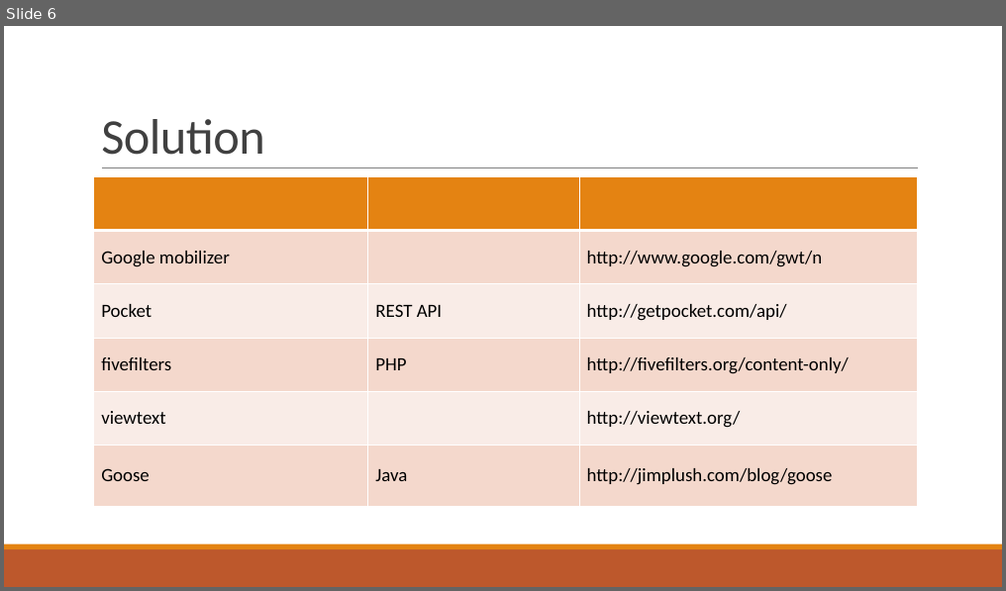
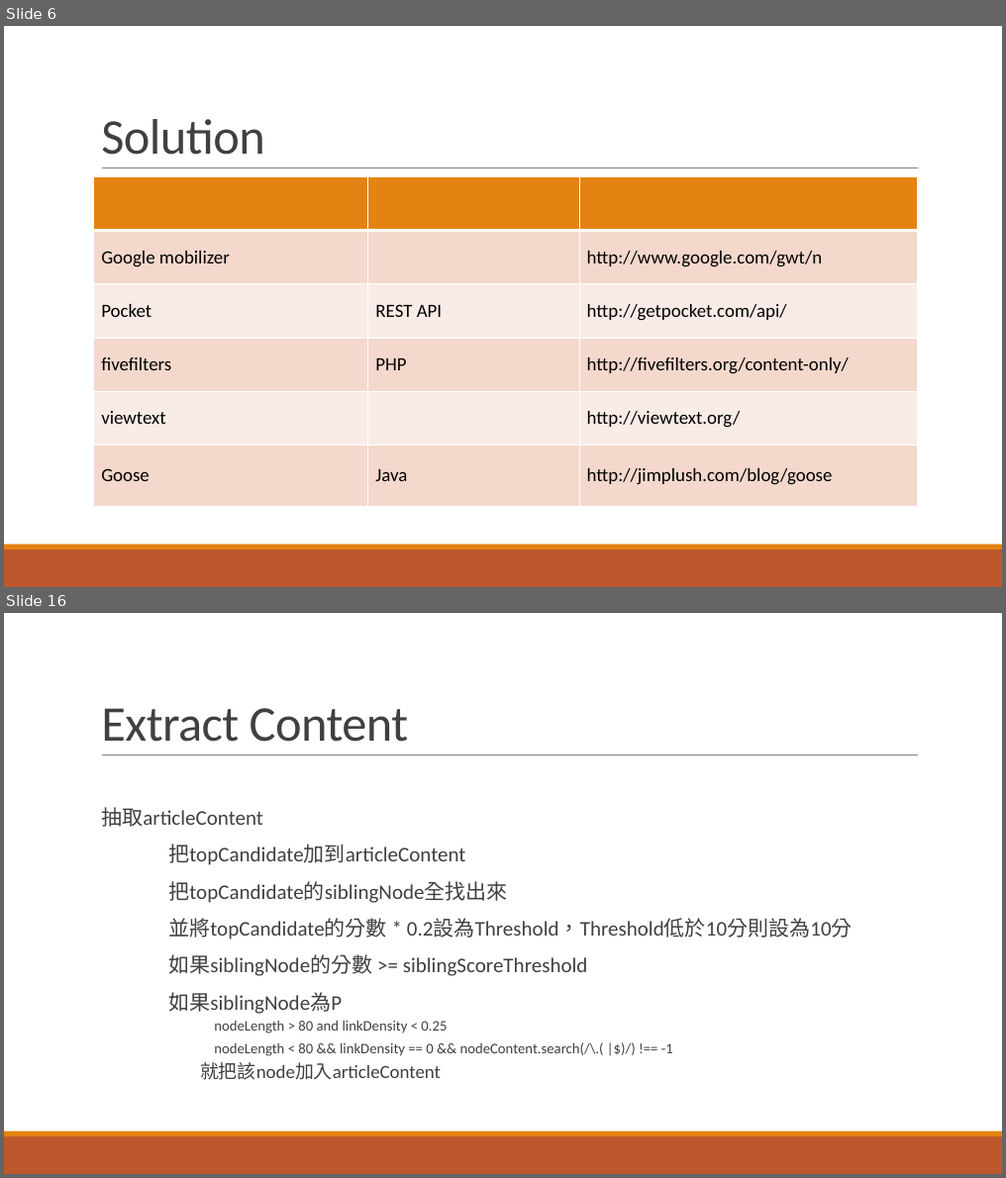
Before and after one commit to KemingChen/IR, a slide deck: Fianl/final.pptx. Shown one above the other, each under a label of ours: slide 6 before the commit, slides 6 and 16 after it; the slides between them are not shown. The pictures are 1006x591 and 1006x1178 pixels, drawn with LibreOffice and Linux fonts; fonts in the diff are those of the drawing. Boxes give left, top, right and bottom in pixels: in the first picture for what was removed or moved away, otherwise in the second. Text is boxed around its words. In the diff, an @@ line names an element or a change of style, - is before the commit and + after.

```diff
--- a/Fianl/final.pptx
+++ b/Fianl/final.pptx
@@ slide 16 added at (x1=4, y1=613, x2=1002, y2=1174), background #FFFFFF; not listed: 3 template elements that a slide beside it also shows @@
@@ title added at (x1=101, y1=708, x2=409, y2=742), 48 pt, text #404040 @@
+Extract Content
@@ text added at (x1=101, y1=807, x2=852, y2=1080), 20 pt, text #404040 @@
+  抽取articleContent
+  把topCandidate加到articleContent
+  把topCandidate的siblingNode全找出來
+  並將topCandidate的分數 * 0.2設為Threshold，Threshold低於10分則設為10分
+  如果siblingNode的分數 >= siblingScoreThreshold
+  如果siblingNode為P
+                nodeLength > 80 and linkDensity < 0.25
+                nodeLength < 80 && linkDensity == 0 && nodeContent.search(/\.( |$)/) !== -1
+  就把該node加入articleContent
```
Also in this commit, not shown: 1 slide changed, 13 other slides added, 1 other file.
